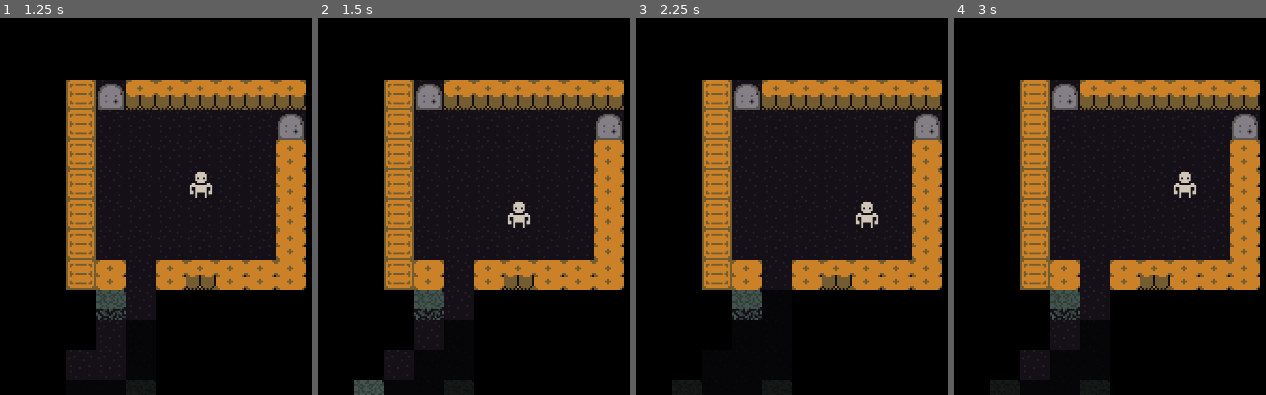
Above: before the commit, frames 1-4 (left to right).
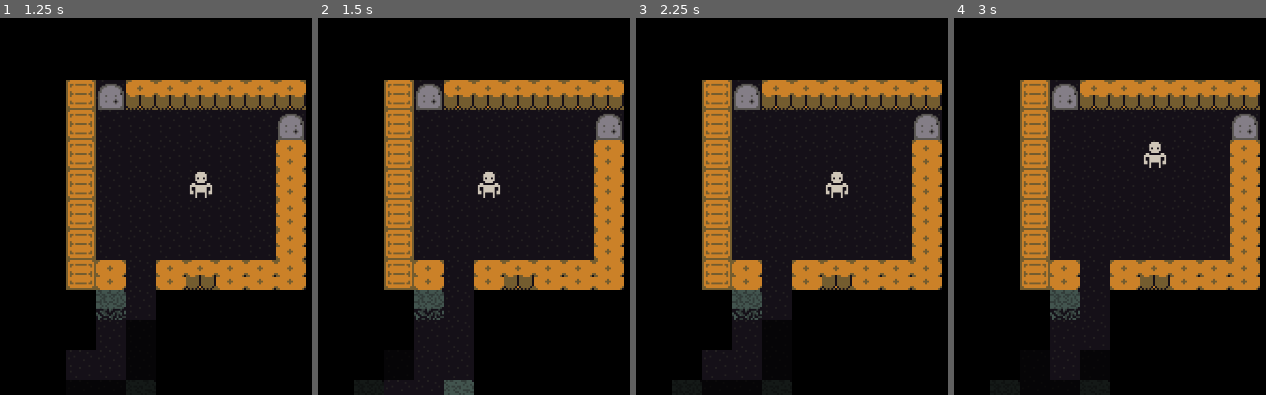
Above: after the commit, the same moments.

Repository: maxwell-github78/godot-roguelike
Game: Godot game, scene res://Game/game.tscn
Two runs of this game, one before a commit and one after it. Both use one fixed random seed, a clock stepped at 60 frames per second and the inputs below.
Inputs (mouse positions are in pixels of both pictures, inside the frame that each line leads up to):
- Up to frame 1 (1.25 s): tap Enter at 0.5 s; move the mouse to (outside the picture) at 0.52 s; hold Right (ui_right) from 0.53 s (still down); click (outside the picture) at 0.6 s
- Up to frame 2 (1.5 s): tap Space at 1.25 s; move the mouse to (outside the picture) at 1.27 s; release Right (ui_right) at 1.28 s; hold Down (ui_down) from 1.28 s (still down); click (outside the picture) at 1.35 s
- Up to frame 3 (2.25 s): tap Enter at 2 s; move the mouse to (873, 70) at 2.02 s; release Down (ui_down) at 2.03 s; hold Right (ui_right) from 2.03 s (still down); click (873, 70) at 2.1 s
- Up to frame 4 (3 s): tap Space at 2.75 s; move the mouse to (1069, 259) at 2.77 s; release Right (ui_right) at 2.78 s; hold Up (ui_up) from 2.78 s (still down); click (1069, 259) at 2.85 s

Frame 1 is identical in both runs. In frame 2, 1.4% of the frame differs, in the area x 11-68%, y 40-100%; in frame 3, 0.6%; in frame 4, 0.6%.
Error after the commit: Out of bounds get index '1' (on base: 'PackedVector2Array') (res://Game/input_handler.gd:40)

Commit message:
Simple path-stepping when using mouse movement.

Diff:
--- a/Game/input_handler.gd
+++ b/Game/input_handler.gd
@@ -28,13 +28,18 @@
 
 	if Input.is_action_just_pressed("ui_click"):
 		var input_position: Vector2i = game.camera.get_global_mouse_position()
-		var map: MapData = game.get_map_data()
-		var grid_position: Vector2i = Grid.world_to_grid(input_position)
-		var tile: Tile = map.get_tile_xy(grid_position.x, grid_position.y)
-		if tile.is_explored:
-			var delta: Vector2i = grid_position - game.player.grid_position
+		var map_data: MapData = game.get_map_data()
+		var target: Vector2i = Grid.world_to_grid(input_position)
+		var current = game.player_controlled_entity.grid_position
+
+		var delta: Vector2i = target - current
+		if delta in input_directions.values():
 			action = BumpAction.new(delta.x, delta.y)
-
+		else:
+			var path := map_data.pathfinder.get_point_path(current, target)
+			var next = Vector2i(path[1])
+			var offset = next - current
+			action = BumpAction.new(offset.x, offset.y)
 
 
 	elif Input.is_action_just_pressed("ui_cancel"):
